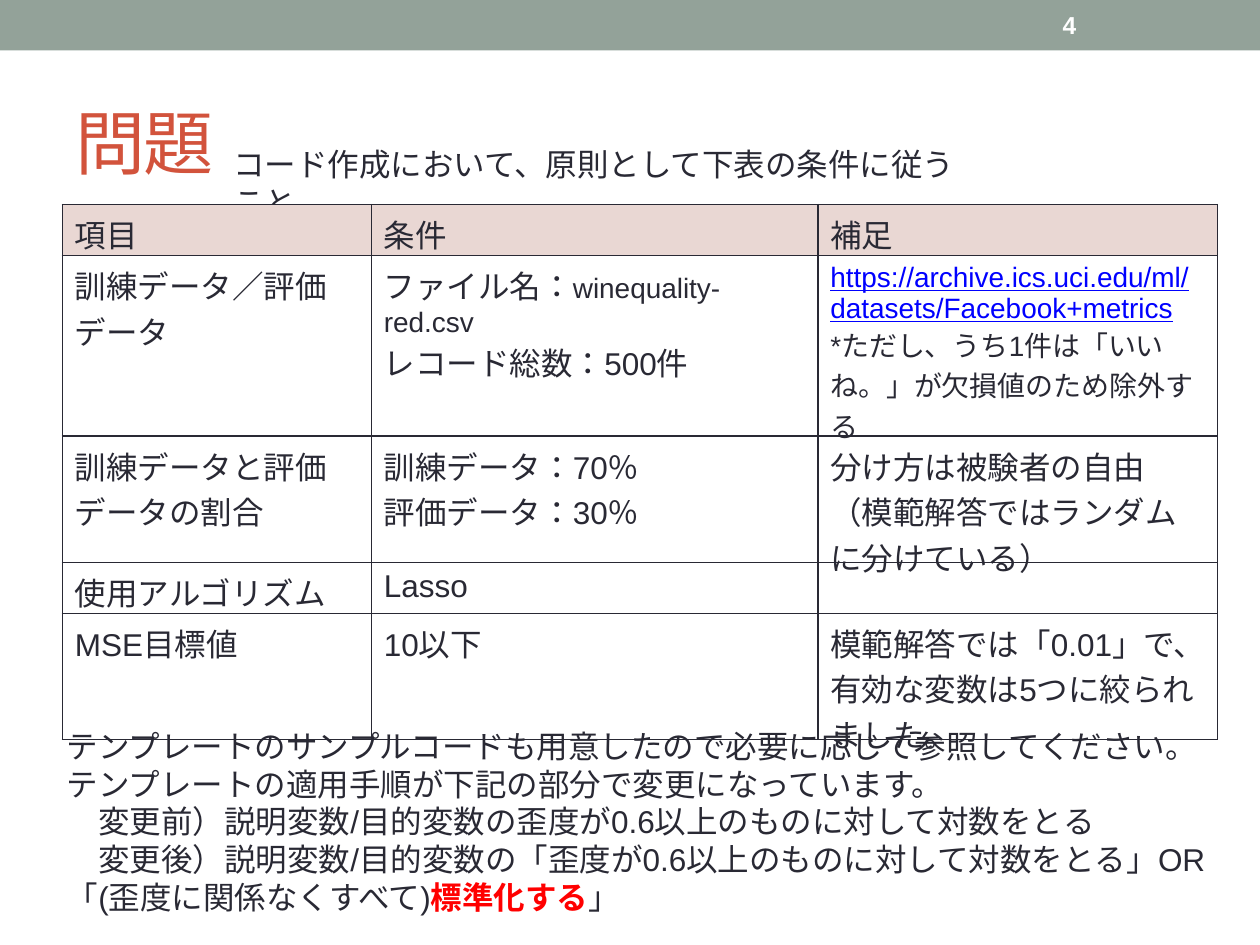
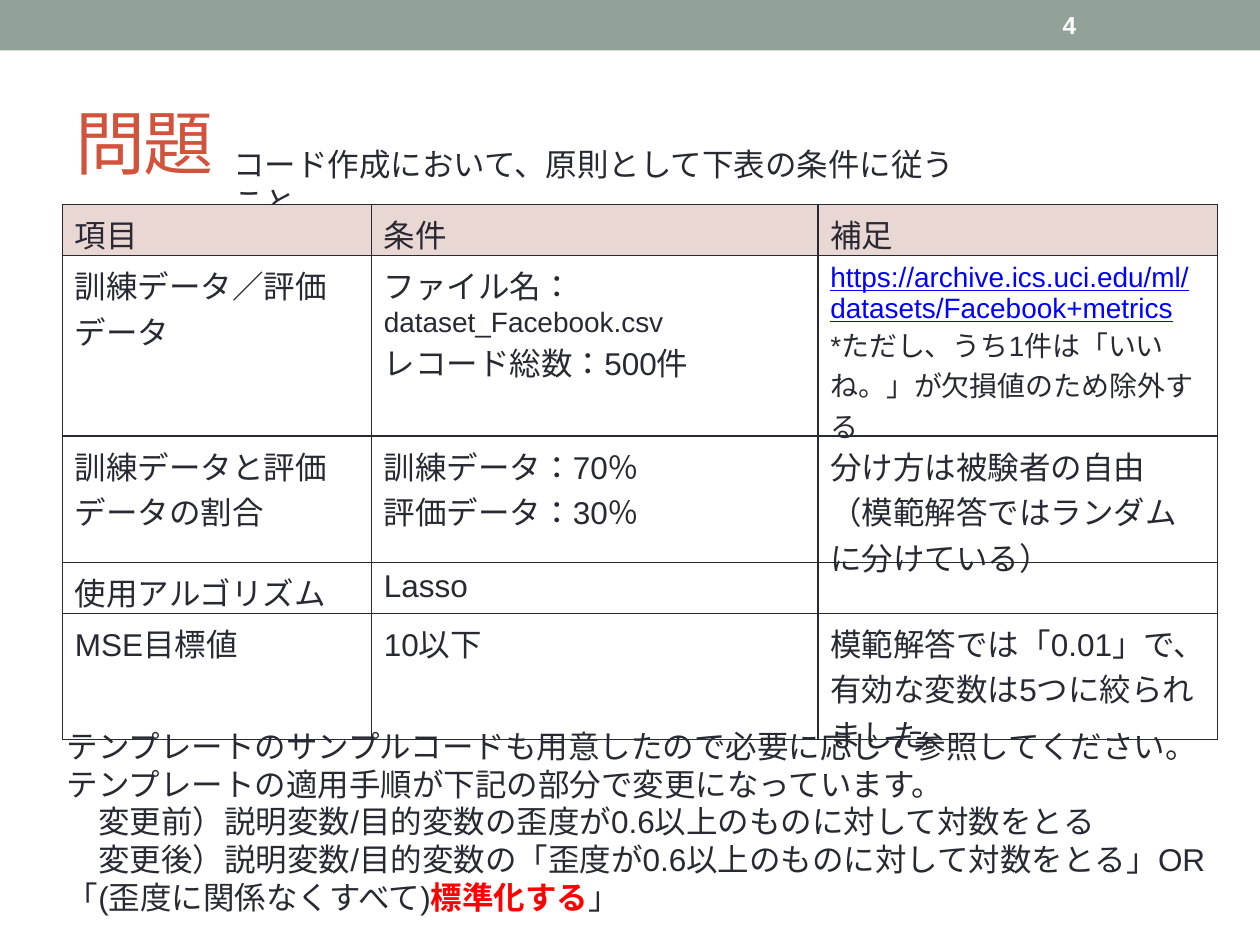
Before and after one commit to topse2018-kaggle/team, a slide deck: slide 4 of PatternTemplate/misoka/Lasso_Question.pptx. Drawn at 1260x945 pixels with LibreOffice and Linux fonts; fonts in the diff are those of the drawing. Boxes give left, top, right and bottom in pixels: in the first picture for what was removed or moved away, otherwise in the second. Text is boxed around its words. In the diff, an @@ line names an element or a change of style, - is before the commit and + after.

Commit message:
UCIのデータセットのファイル名が間違っていたので修正

```diff
--- a/PatternTemplate/misoka/Lasso_Question.pptx
+++ b/PatternTemplate/misoka/Lasso_Question.pptx
@@ table at box(62, 204, 1216, 760) @@
-row 2, column 2: ファイル名：winequality-red.csv / レコード総数：500件
+row 2, column 2: ファイル名：dataset_Facebook.csv / レコード総数：500件
```
